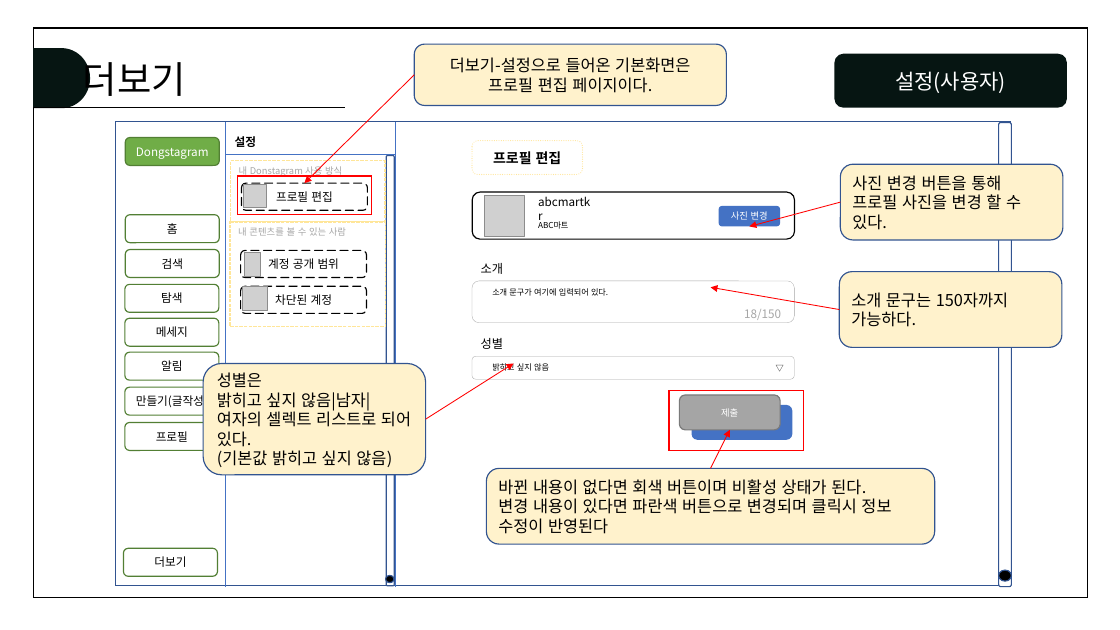
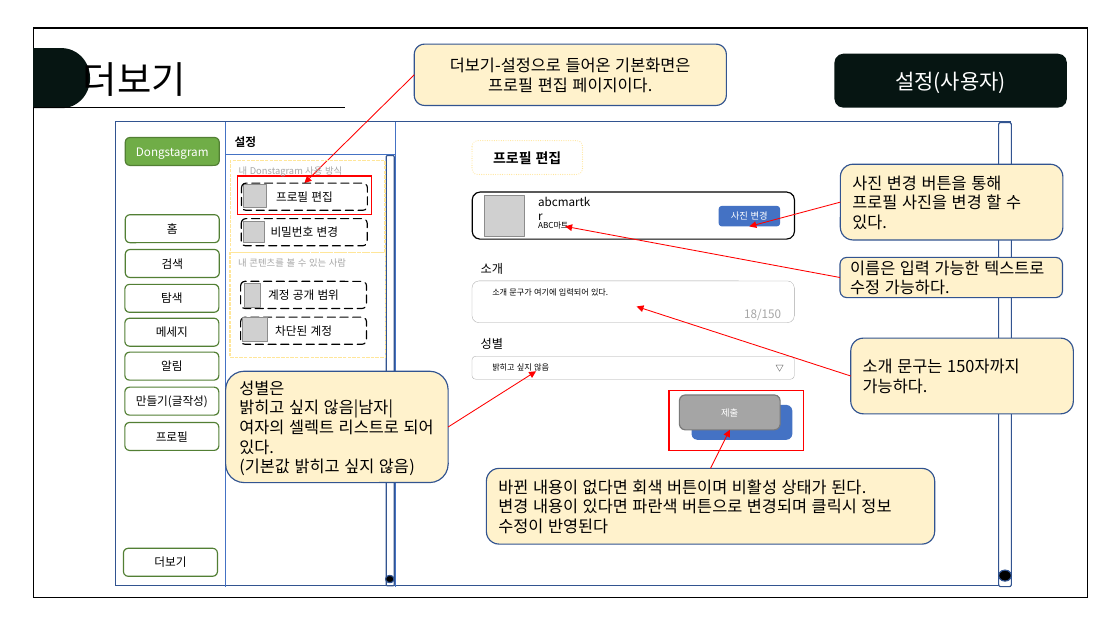
Before and after one commit to juhyeonjong2/DongStagram, a slide deck: slide 34 of Documents/5. 설계/2. 스토리보드/화면설계서.pptx. Drawn at 1120x630 pixels with LibreOffice and Linux fonts; fonts in the diff are those of the drawing; grey boxes stand for pictures. Boxes give left, top, right and bottom in pixels: in the first picture for what was removed or moved away, otherwise in the second. Text is boxed around its words. In the diff, an @@ line names an element or a change of style, - is before the commit and + after.

Commit message:
스토리보드 수정
 - 비밀번호 변경 페이지 추가

```diff
--- a/Documents/5. 설계/2. 스토리보드/화면설계서.pptx
+++ b/Documents/5. 설계/2. 스토리보드/화면설계서.pptx
@@ rectangle "내 Donstagram 사용 방식" resized from (x1=230, y1=160, x2=385, y2=222) to (x1=230, y1=160, x2=385, y2=252) @@
@@ rounded rectangle added at (x1=241, y1=218, x2=367, y2=245), outline #000000 1 pt dashed, 10 pt, text #000000 @@
+비밀번호 변경
@@ picture added at (x1=244, y1=222, x2=265, y2=243) @@
@@ arrow added from (840, 277) to (565, 227), #FF0000 0.75 pt @@
@@ rounded rectangle added at (x1=840, y1=257, x2=1063, y2=297), fill #FFF2CC, outline #325491 1 pt, 14 pt, text #000000 @@
+이름은 입력 가능한 텍스트로 수정 가능하다.
@@ 2 pictures, 2 rounded rectangles, 1 rectangle moved together from (x1=230, y1=222, x2=386, y2=327) to (x1=230, y1=253, x2=386, y2=358) @@
@@ arrow moved from (839, 310) - (711, 287) to (851, 376) - (637, 307) @@
@@ rounded rectangle "소개 문구는 150자까지 가능하다." moved from (x1=839, y1=271, x2=1062, y2=347) to (x1=851, y1=339, x2=1074, y2=414) @@
@@ rounded rectangle "성별은" moved from (x1=203, y1=364, x2=426, y2=476) to (x1=226, y1=371, x2=449, y2=483) @@
@@ arrow moved from (426, 419) - (513, 364) to (449, 427) - (536, 371) @@
```
Also in this commit, not shown: 2 other slides changed, 1 slide added.
